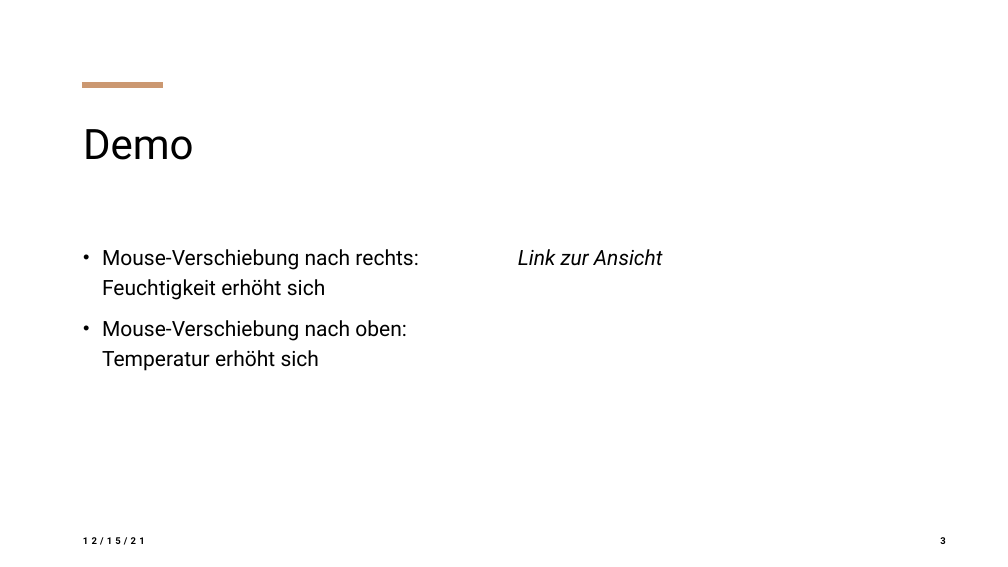
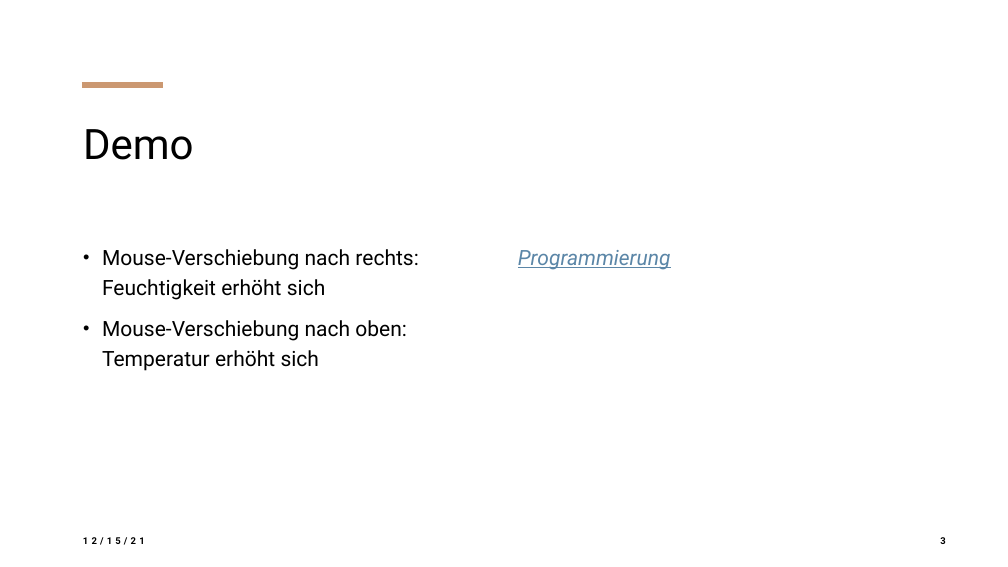
Before and after one commit to katjabaumgartner/KochBaumgartner, a slide deck: slide 3 of Behaglichkeitsdiagramm.pptx. Drawn at 1008x567 pixels with LibreOffice and Linux fonts; fonts in the diff are those of the drawing. Boxes give left, top, right and bottom in pixels: in the first picture for what was removed or moved away, otherwise in the second. Text is boxed around its words. In the diff, an @@ line names an element or a change of style, - is before the commit and + after.

```diff
--- a/Behaglichkeitsdiagramm.pptx
+++ b/Behaglichkeitsdiagramm.pptx
@@ text at (x1=518, y1=250, x2=671, y2=270): text changed; text colour #000000 to #5B86A7 @@
-Link zur Ansicht
+Programmierung
```
Also in this commit, not shown: 3 other slides changed.
